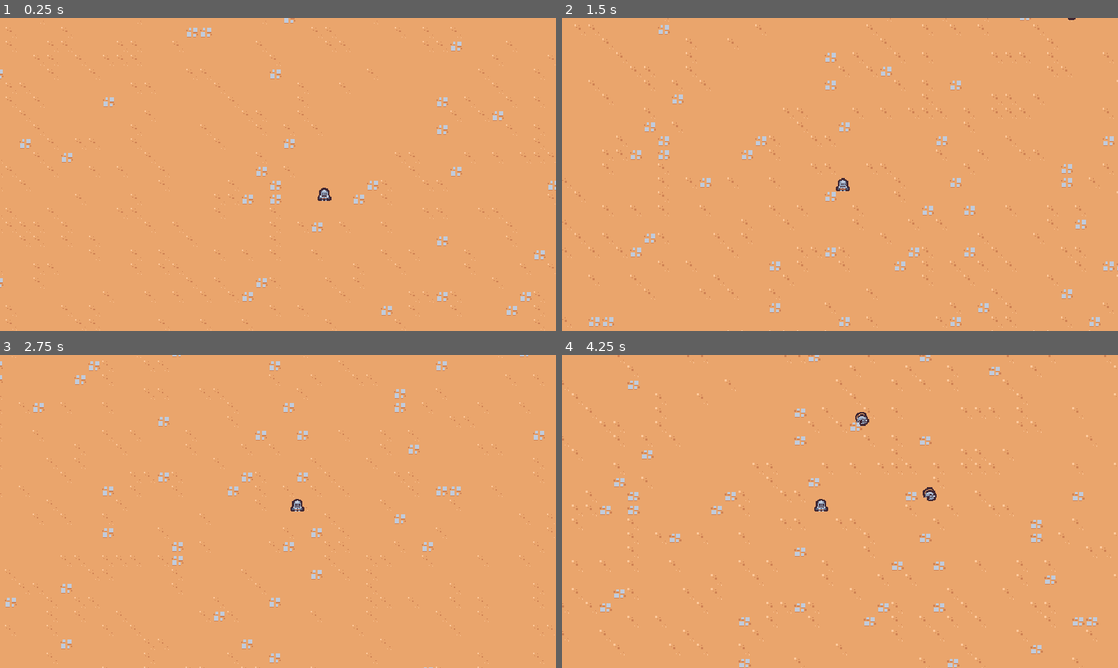
Above: before the commit, frames 1-4 (two rows, left to right).
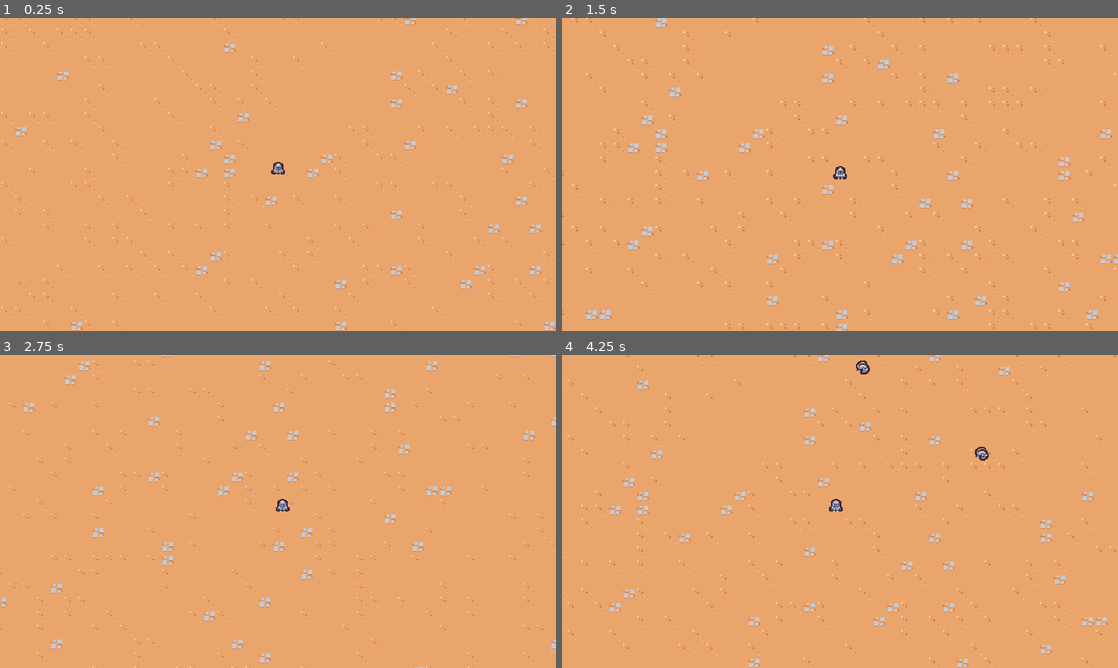
Above: after the commit, the same moments.

Repository: sebasvelasco353/2DSurvivorsCourse
Game: Godot game, scene res://scenes/main/main.tscn
Same seed, same stepped clock (60 frames per second), same inputs: the game is played once before the commit and once after it.
Inputs:
- Up to frame 1 (0.25 s): no input
- Up to frame 2 (1.5 s): hold D (move_right) 0.53-1.28 s; hold S (move_down) from 1.28 s (still down)
- Up to frame 3 (2.75 s): release S (move_down) at 2.03 s; hold D (move_right) from 2.03 s (still down)
- Up to frame 4 (4.25 s): release D (move_right) at 2.78 s; hold W (move_up) 2.78-3.53 s; hold A (move_left) from 3.53 s (still down)

The runs differ from the first frame. In frame 1, 4.1% of the frame differs, in the area x 0-100%, y 0-100%; in frame 2, 5.3%; in frame 3, 4.1%; in frame 4, 5.2%.

Commit message:
Finished video 15: improving game feel

Diff:
--- a/project.godot
+++ b/project.godot
@@ -51,6 +51,7 @@
 2d_physics/layer_1="Terrain"
 2d_physics/layer_2="Player"
 2d_physics/layer_3="Enemy"
+2d_physics/layer_4="EnemyCollision"
 
 [rendering]
 
--- a/scenes/basic_enemy/basic_enemy.gd
+++ b/scenes/basic_enemy/basic_enemy.gd
@@ -1,7 +1,7 @@
 extends CharacterBody2D
 class_name BasicEnemy
 
-const MAX_SPEED:int = 75
+const MAX_SPEED:int = 50
 @onready var area_2d = $Area2D
 
 # Called when the node enters the scene tree for the first time.
--- a/scenes/basic_enemy/basic_enemy.tscn
+++ b/scenes/basic_enemy/basic_enemy.tscn
@@ -10,7 +10,9 @@
 radius = 5.0
 
 [node name="BasicEnemy" type="CharacterBody2D" groups=["enemy"]]
-collision_layer = 0
+collision_layer = 8
+collision_mask = 9
+motion_mode = 1
 script = ExtResource("1_6wol1")
 
 [node name="Area2D" type="Area2D" parent="."]
--- a/scenes/game_camera/game_camera.gd
+++ b/scenes/game_camera/game_camera.gd
@@ -10,7 +10,7 @@
 # Called every frame. 'delta' is the elapsed time since the previous frame.
 func _process(delta):
 	acquire_target()
-	global_position = global_position.lerp(target_position, 1.0 - exp(-delta * 10))
+	global_position = global_position.lerp(target_position, 1.0 - exp(-delta * 90))
 
 
 func acquire_target():
--- a/scenes/player/player.gd
+++ b/scenes/player/player.gd
@@ -3,6 +3,7 @@
 
 # Constants
 const MAX_SPEED:int = 200
+const ACCELERATION:int = 25
 
 # Called when the node enters the scene tree for the first time.
 func _ready():
@@ -10,11 +11,13 @@
 
 
 # Called every frame. 'delta' is the elapsed time since the previous frame.
-func _process(_delta):
+func _process(delta):
 	# Movement
 	var movement_vector = get_movement_vector()
 	var direction = movement_vector.normalized()
-	velocity = direction * MAX_SPEED
+	var target_velocity = direction * MAX_SPEED
+
+	velocity = velocity.lerp(target_velocity, 1 - exp(-delta * ACCELERATION))
 
 	move_and_slide()
 
--- a/scenes/player/player.tscn
+++ b/scenes/player/player.tscn
@@ -9,6 +9,7 @@
 
 [node name="Player" type="CharacterBody2D" groups=["player"]]
 collision_layer = 0
+motion_mode = 1
 script = ExtResource("1_etj85")
 
 [node name="AbilityManager" type="Node" parent="."]
